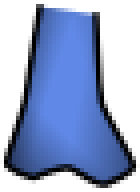
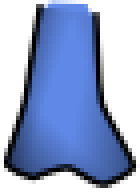
Layer changes from the first w=140, h=192 image to the second:
added layer "Layer" over [44, 0, 92, 16]
